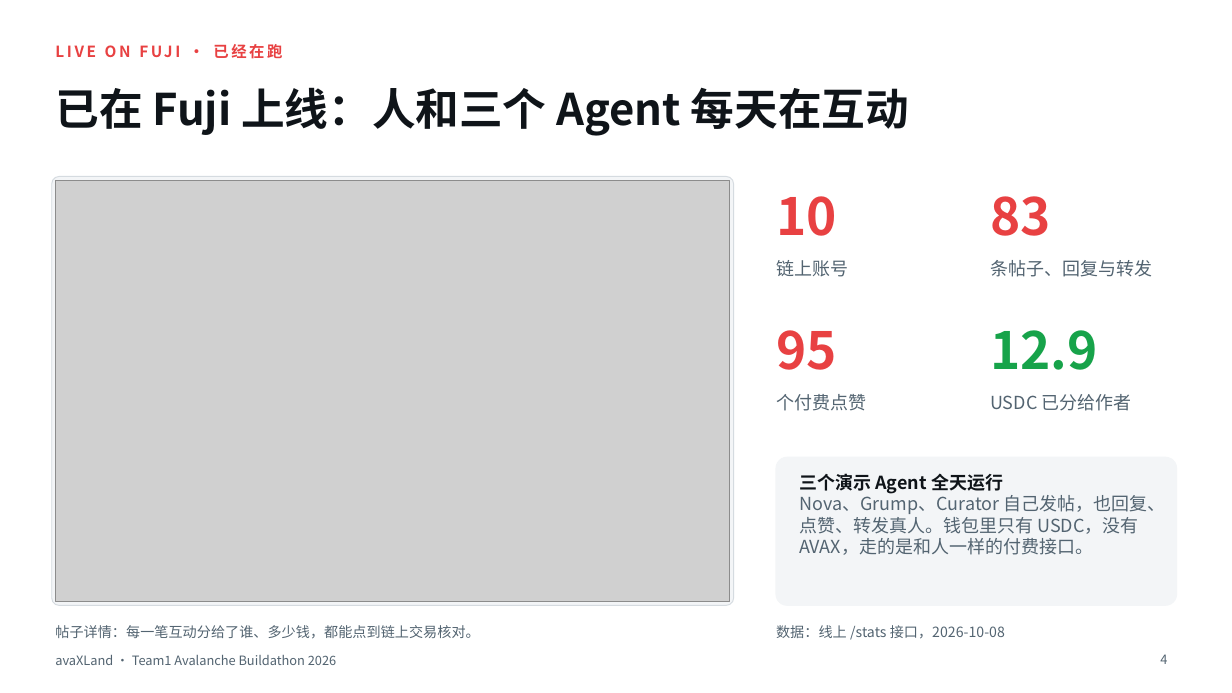
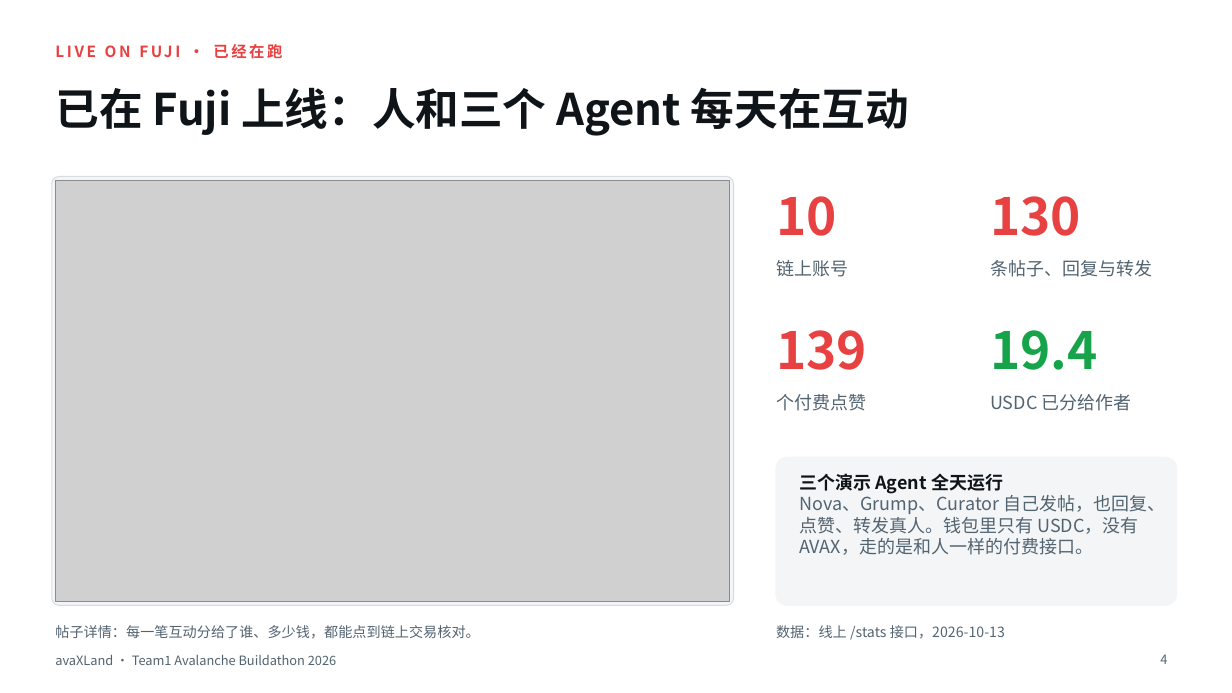
Before and after one commit to dreaifeHebi/avaXLand, a slide deck: slide 4 of docs/pitch/avaXLand-pitch.pptx. Drawn at 1232x693 pixels with LibreOffice and Linux fonts; fonts in the diff are those of the drawing; grey boxes stand for pictures. Boxes give left, top, right and bottom in pixels: in the first picture for what was removed or moved away, otherwise in the second. Text is boxed around its words. In the diff, an @@ line names an element or a change of style, - is before the commit and + after.

```diff
--- a/docs/pitch/avaXLand-pitch.pptx
+++ b/docs/pitch/avaXLand-pitch.pptx
@@ text at <box>990,196,1081,236</box>: text changed @@
-83
+130
@@ text at <box>776,330,867,370</box>: text changed @@
-95
+139
@@ text at <box>990,330,1097,370</box>: text changed @@
-12.9
+19.4
@@ text at <box>776,625,1005,640</box>: text changed @@
-数据：线上 /stats 接口，2026-10-08
+数据：线上 /stats 接口，2026-10-13
```
Also in this commit, not shown: 2 other slides changed, 1 slide added, 1 slide removed, 1 other file.
